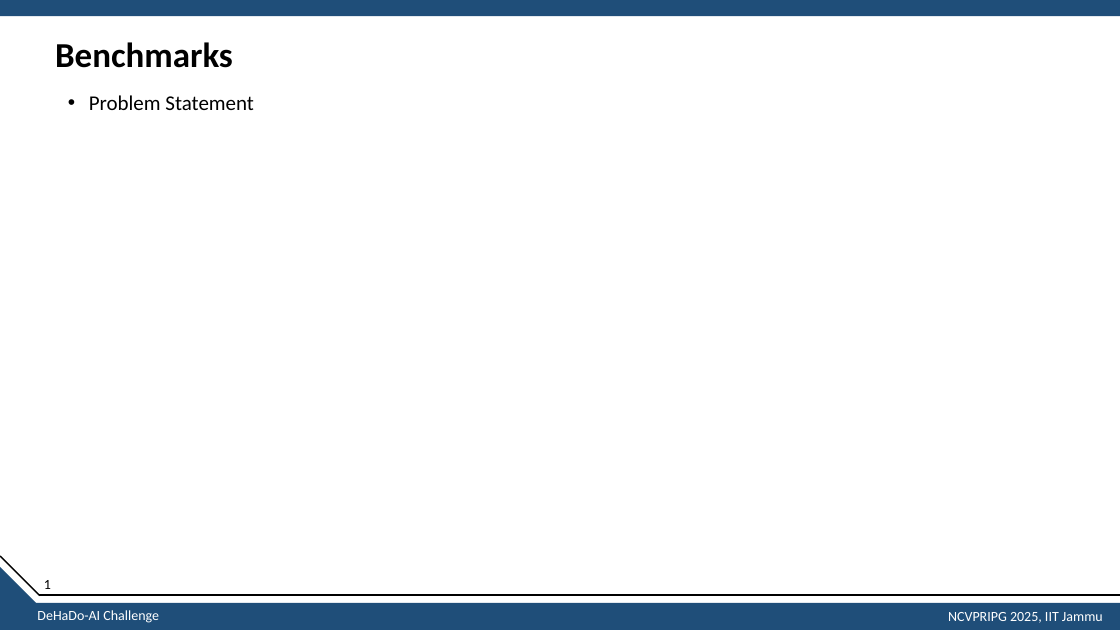
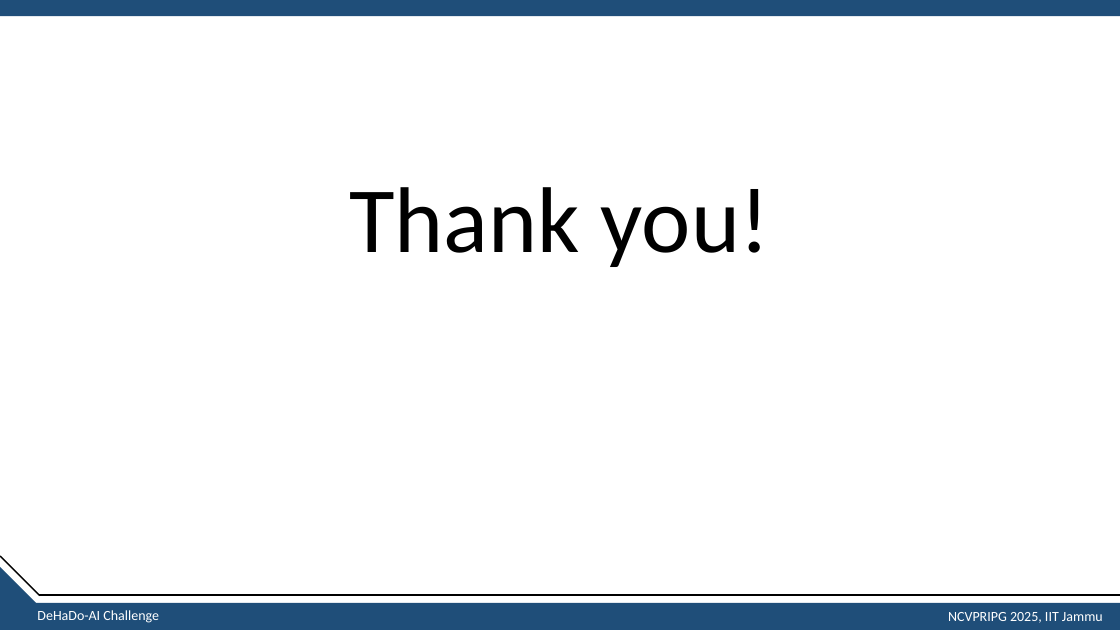
Before and after one commit to sathishkumartheta/tokenwise-dehado-ai, a slide deck: slide 19 of submission/Presentation.pptx (slide 15 before the commit). Drawn at 1120x630 pixels with LibreOffice and Linux fonts; fonts in the diff are those of the drawing. Boxes give left, top, right and bottom in pixels: in the first picture for what was removed or moved away, otherwise in the second. Text is boxed around its words. In the diff, an @@ line names an element or a change of style, - is before the commit and + after.

```diff
--- a/submission/Presentation.pptx
+++ b/submission/Presentation.pptx
@@ title removed at <box>55,42,233,68</box> @@
-Benchmarks
@@ text removed at <box>89,95,254,110</box> @@
-• Problem Statement
@@ text added at <box>349,187,771,267</box>, 80 pt, text #000000 @@
+Thank you!
@@ text removed at <box>44,580,51,589</box> @@
-1
```
Also in this commit, not shown: 16 other slides changed, 1 slide added, 2 slides removed, 2 other files.
